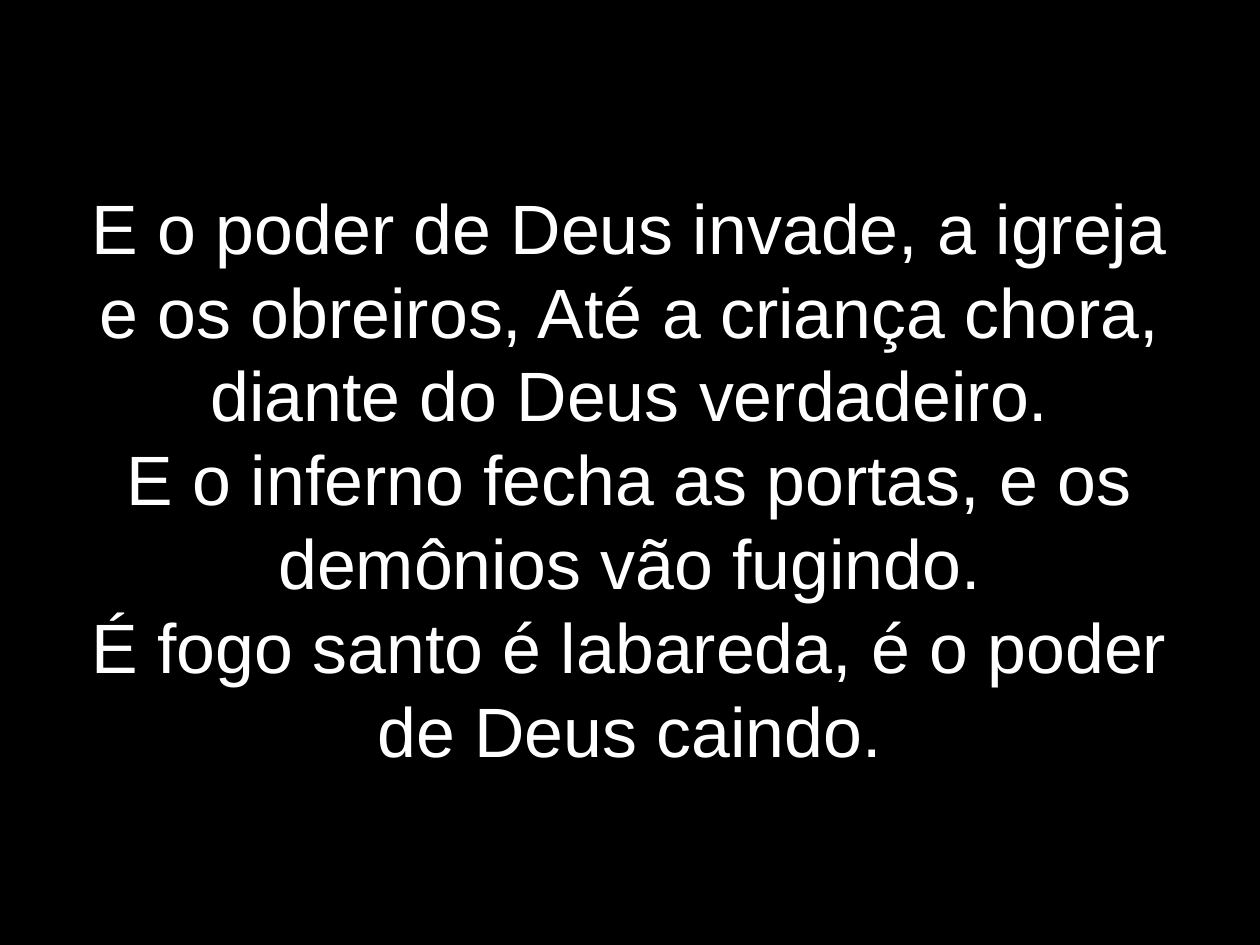
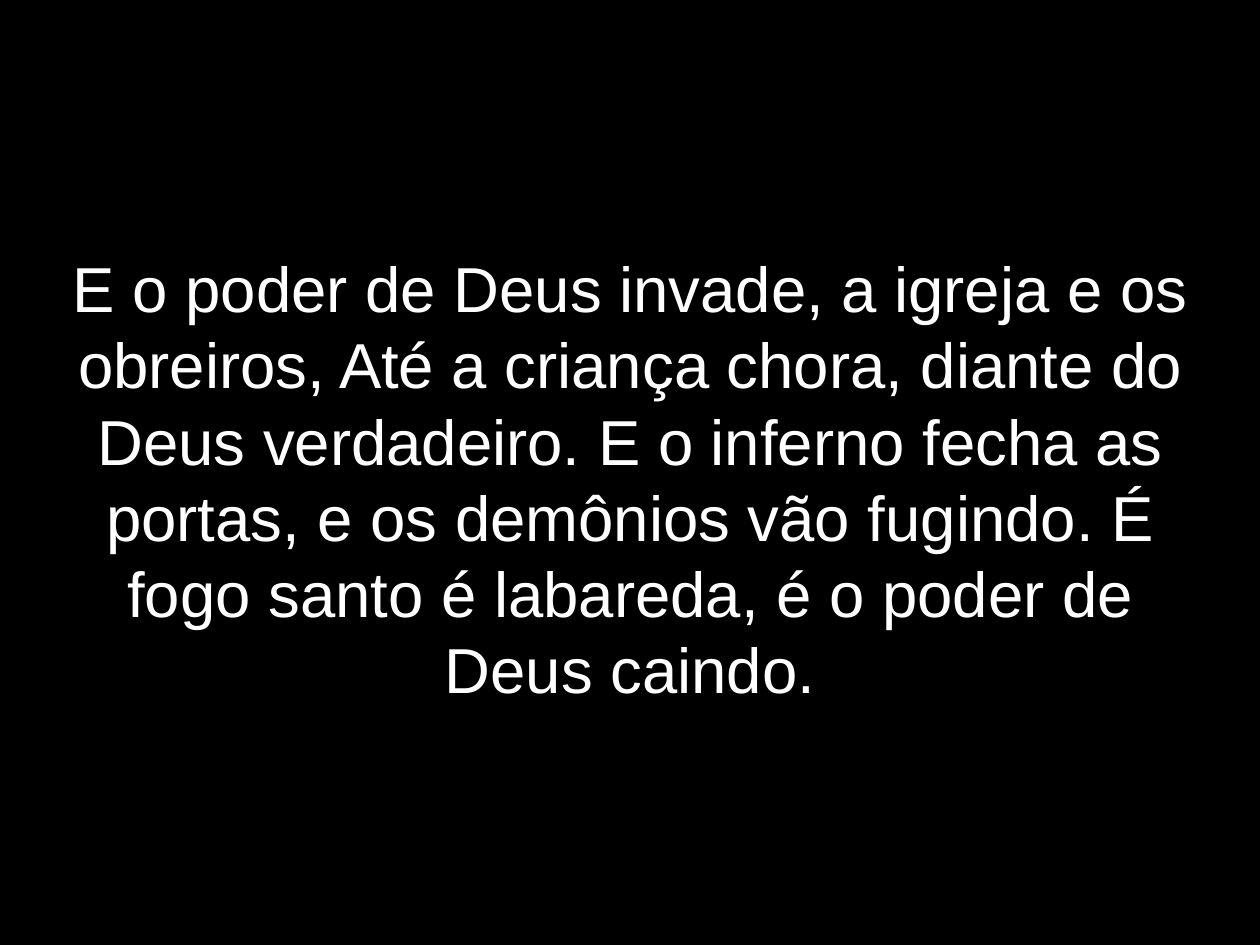
Before and after one commit to lazaroness/ChurchFiles, a slide deck: slide 3 of Elshaday/LetrasApresentacao/Labaredas.odp. Drawn at 1260x945 pixels with LibreOffice and Linux fonts; fonts in the diff are those of the drawing. Boxes give left, top, right and bottom in pixels: in the first picture for what was removed or moved away, otherwise in the second. Text is boxed around its words. In the diff, an @@ line names an element or a change of style, - is before the commit and + after.

```diff
--- a/Elshaday/LetrasApresentacao/Labaredas.odp
+++ b/Elshaday/LetrasApresentacao/Labaredas.odp
@@ subtitle at box(73, 266, 1187, 694): text changed; size 44 to 40 pt @@
-E o poder de Deus invade, a igreja e os obreiros, Até a criança chora, diante do Deus verdadeiro.
-E o inferno fecha as portas, e os demônios vão fugindo.
-É fogo santo é labareda, é o poder de Deus caindo.
+E o poder de Deus invade, a igreja e os obreiros, Até a criança chora, diante do Deus verdadeiro. E o inferno fecha as portas, e os demônios vão fugindo. É fogo santo é labareda, é o poder de Deus caindo.
```
Also in this commit, not shown: 6 other slides changed, 1 slide added, 36 other files.
